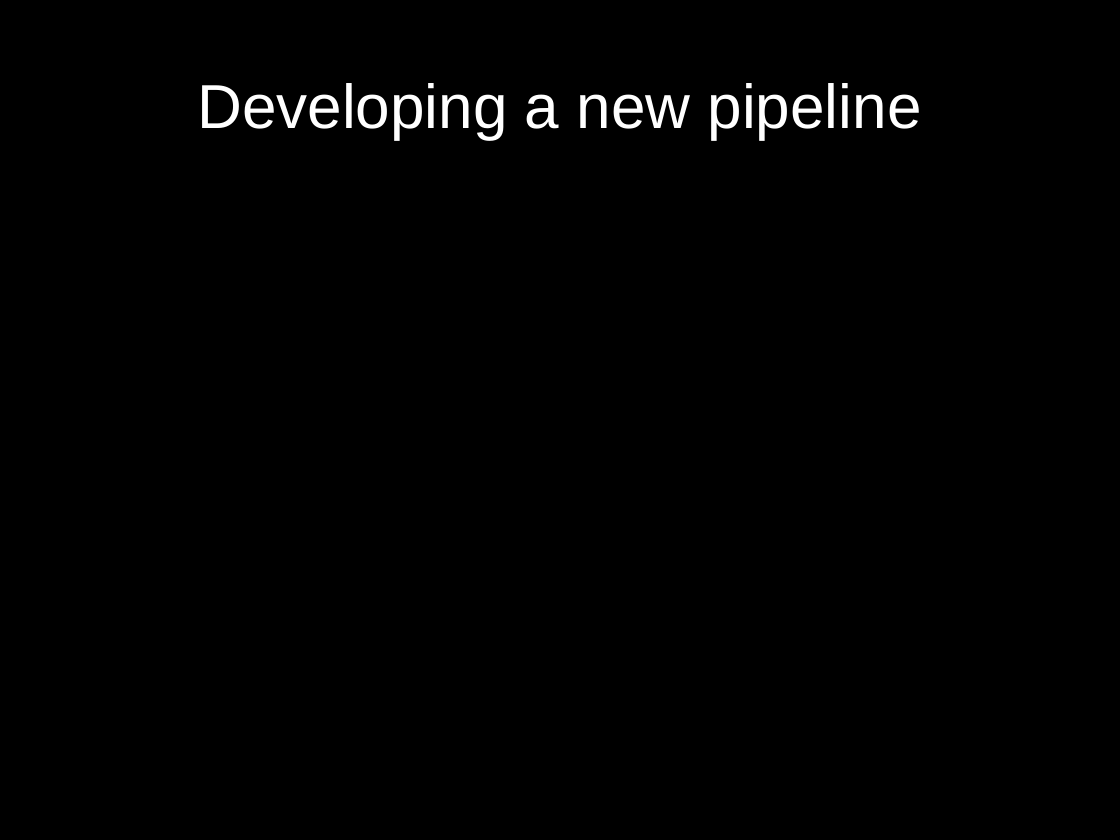
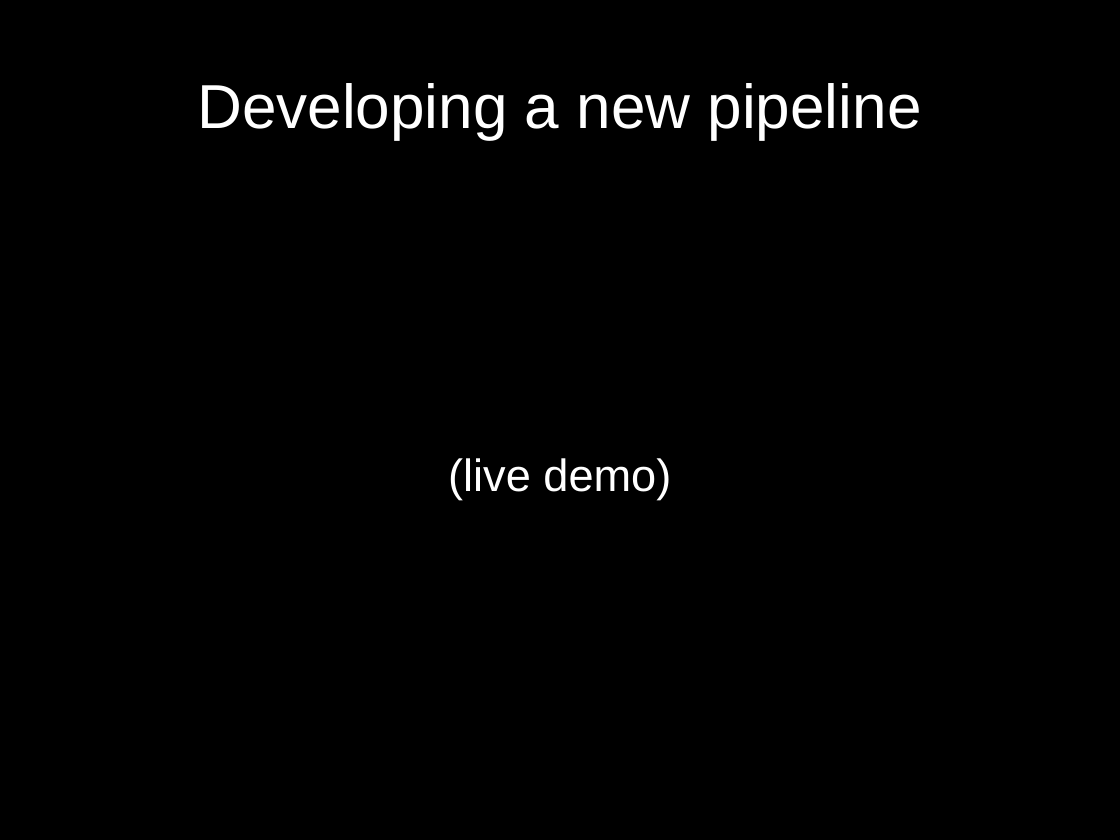
Before and after one commit to d28b/swistrack, a slide deck: slide 17 of Doc/tutorial.stefie10.06.2009/tutorialSlides.odp (slide 16 before the commit). Drawn at 1120x840 pixels with LibreOffice and Linux fonts; fonts in the diff are those of the drawing. Boxes give left, top, right and bottom in pixels: in the first picture for what was removed or moved away, otherwise in the second. Text is boxed around its words. In the diff, an @@ line names an element or a change of style, - is before the commit and + after.

```diff
--- a/Doc/tutorial.stefie10.06.2009/tutorialSlides.odp
+++ b/Doc/tutorial.stefie10.06.2009/tutorialSlides.odp
@@ subtitle added at (448,458,671,500), 32 pt, text #FFFFFF @@
+(live demo)
```
Also in this commit, not shown: 10 other slides changed, 12 slides added, 8 slides removed, 7 other files.
